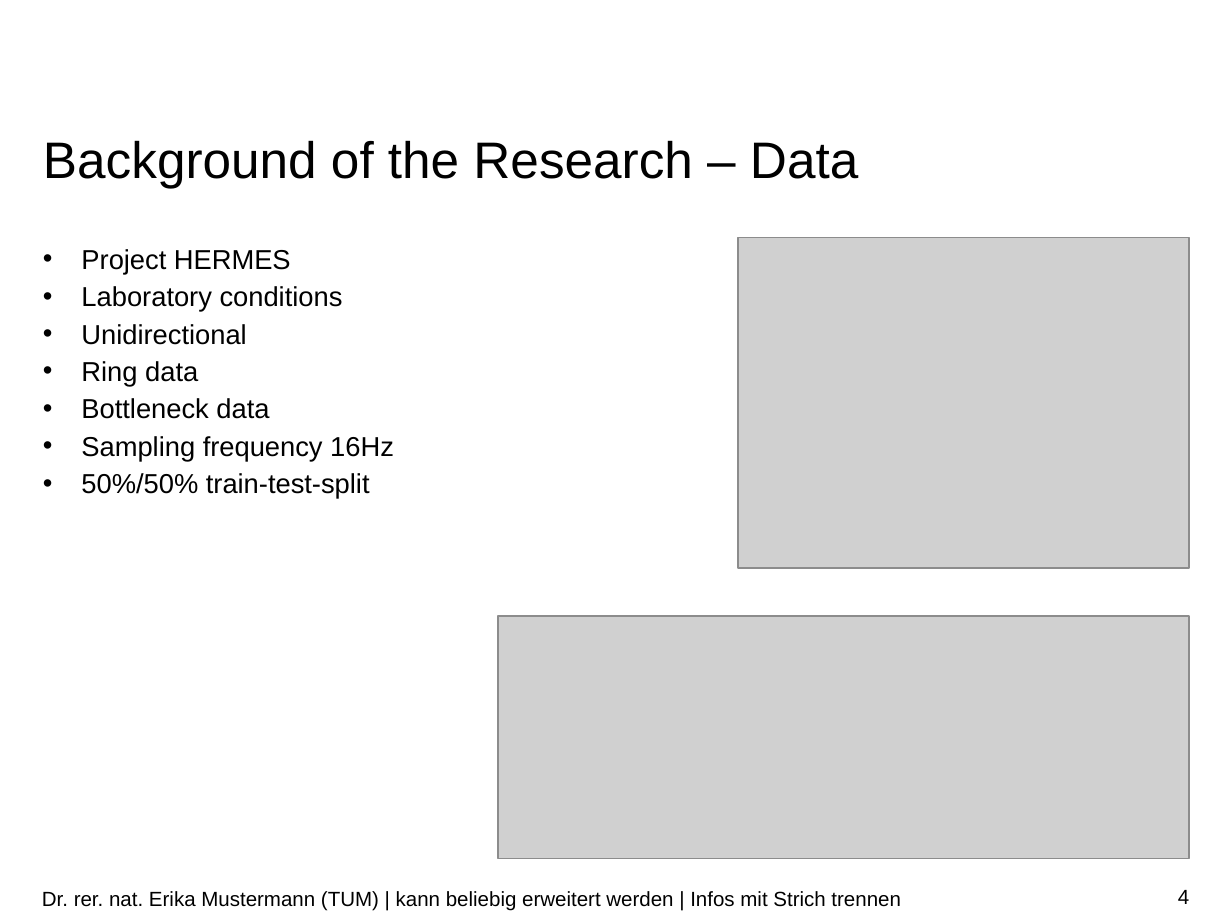
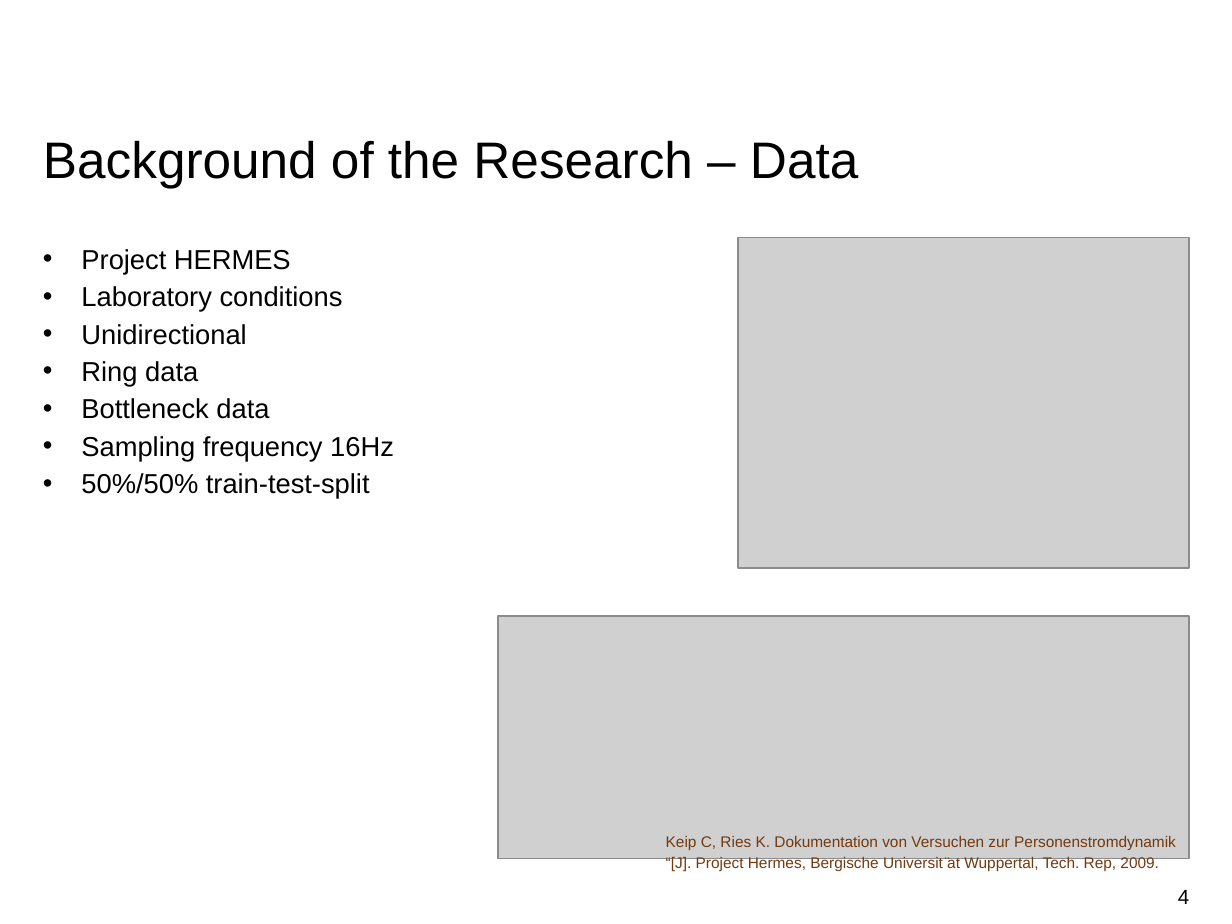
Before and after one commit to jingyi0126/Praktikum_Machine_Learning_in_Crowd_Modelling_and_Simulation, a slide deck: slide 4 of final project/Part_1-2-4.pptx. Drawn at 1232x924 pixels with LibreOffice and Linux fonts; fonts in the diff are those of the drawing; grey boxes stand for pictures; background and template pictures are left out. Boxes give left, top, right and bottom in pixels: in the first picture for what was removed or moved away, otherwise in the second. Text is boxed around its words. In the diff, an @@ line names an element or a change of style, - is before the commit and + after.

```diff
--- a/final project/Part_1-2-4.pptx
+++ b/final project/Part_1-2-4.pptx
@@ text added at (x1=666, y1=836, x2=1176, y2=872), 9 pt, text #74390F @@
+Keip C, Ries K. Dokumentation von Versuchen zur Personenstromdynamik “[J]. Project Hermes, Bergische Universit ̈at Wuppertal, Tech. Rep, 2009.
@@ text removed at (x1=42, y1=891, x2=900, y2=911) @@
-Dr. rer. nat. Erika Mustermann (TUM) | kann beliebig erweitert werden | Infos mit Strich trennen
```
Also in this commit, not shown: 3 other slides changed, 4 slides added, 4 slides removed.
